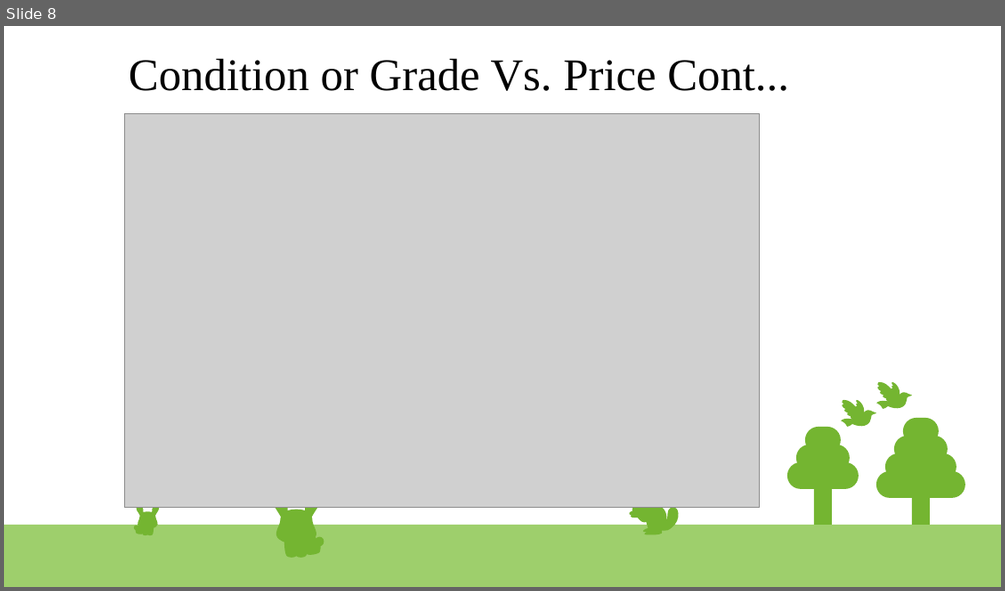
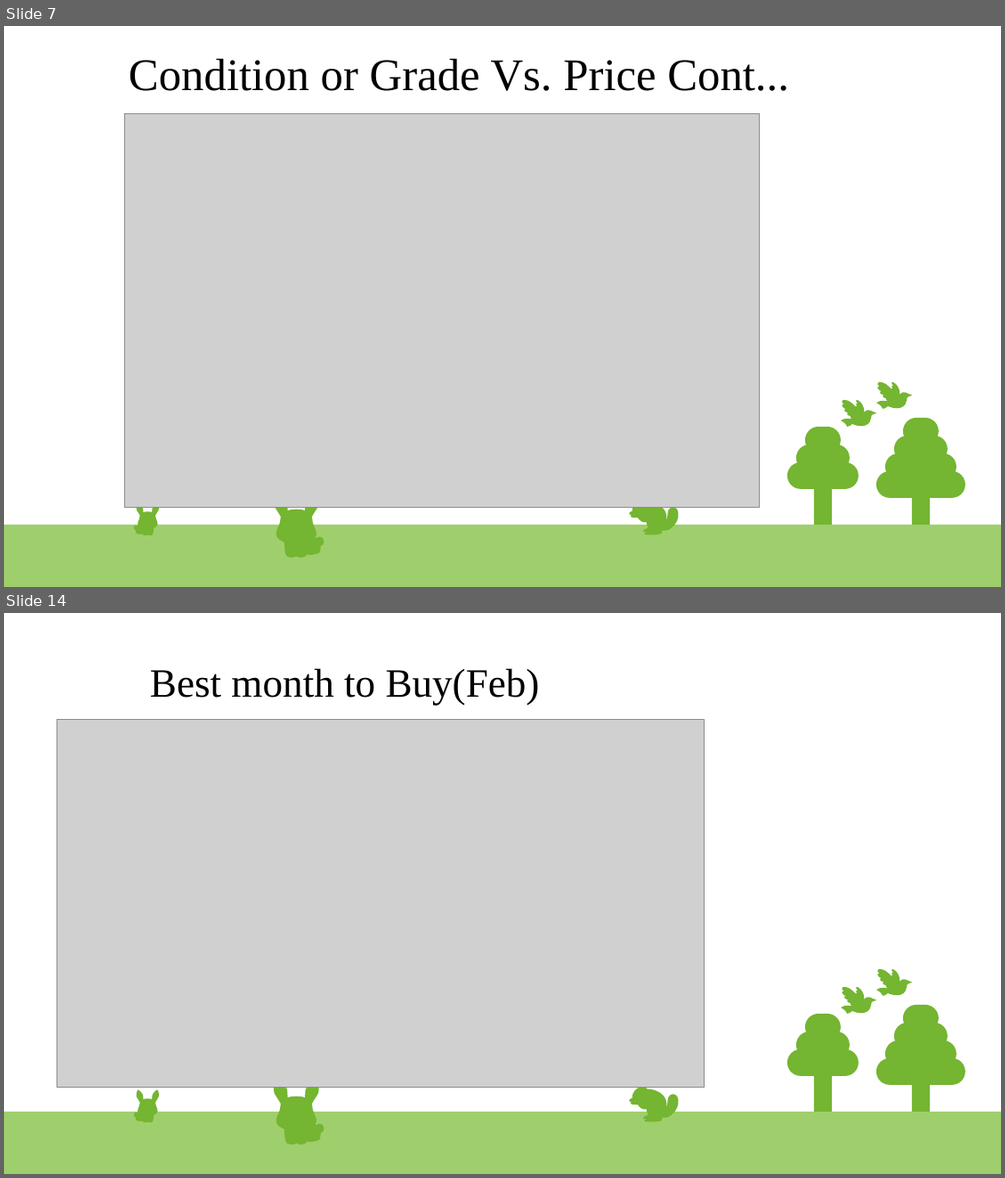
Before and after one commit to mahegupt/eda-project, a slide deck: EDA.odp. Shown one above the other, each under a label of ours: slide 8 before the commit, slides 7 and 14 after it; the slides between them are not shown. The pictures are 1005x591 and 1005x1178 pixels, drawn with LibreOffice and Linux fonts; fonts in the diff are those of the drawing; grey boxes stand for pictures. Boxes give left, top, right and bottom in pixels: in the first picture for what was removed or moved away, otherwise in the second. Text is boxed around its words. In the diff, an @@ line names an element or a change of style, - is before the commit and + after.

```diff
--- a/EDA.odp
+++ b/EDA.odp
@@ slide 14 added at (x1=4, y1=613, x2=1001, y2=1174), background #FFFFFF; not listed: 85 template elements that a slide beside it also shows @@
@@ title added at (x1=150, y1=668, x2=540, y2=705), 32 pt, text #000000 @@
+Best month to Buy(Feb)
@@ picture added at (x1=57, y1=720, x2=705, y2=1087) @@
@@ freeform shape added at (x1=639, y1=1082, x2=644, y2=1087), fill #74B531 @@
@@ freeform shape added at (x1=642, y1=1086, x2=646, y2=1093), fill #74B531 @@
@@ what was slide 8 is now slide 7 @@
```
Also in this commit, not shown: 1 slide changed, 6 other slides added, 2 slides removed, 2 other files.
